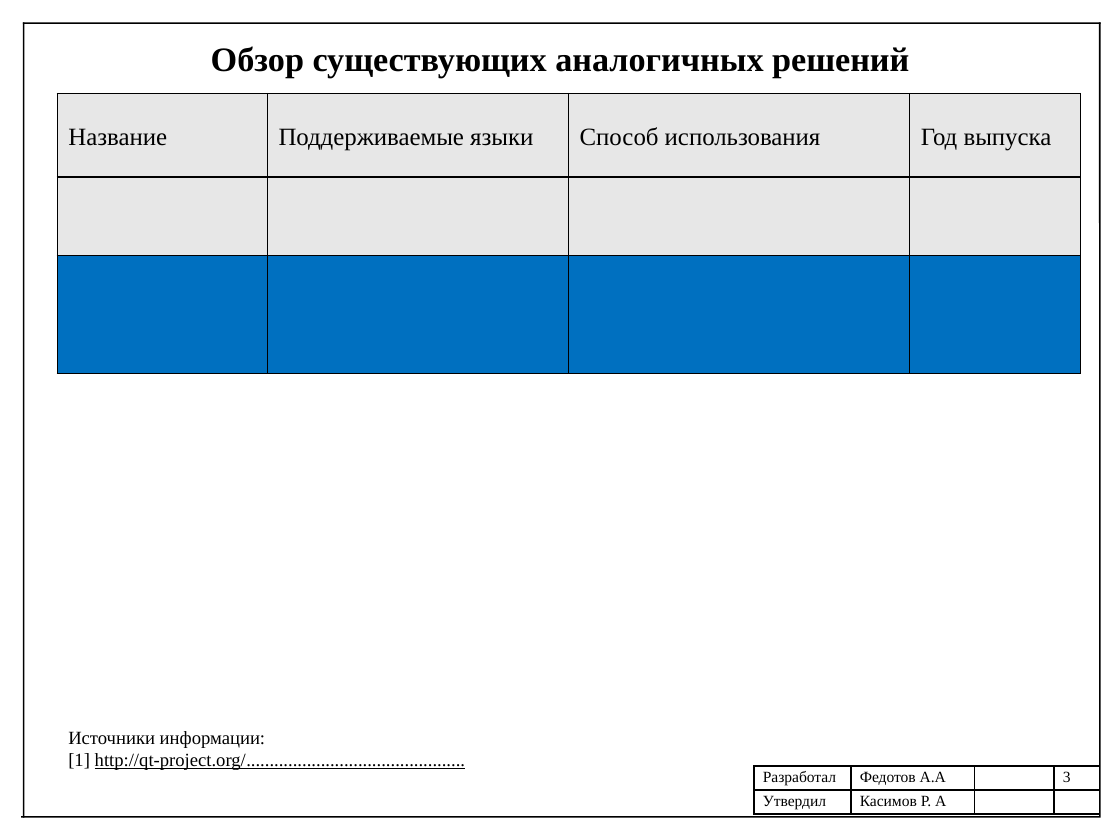
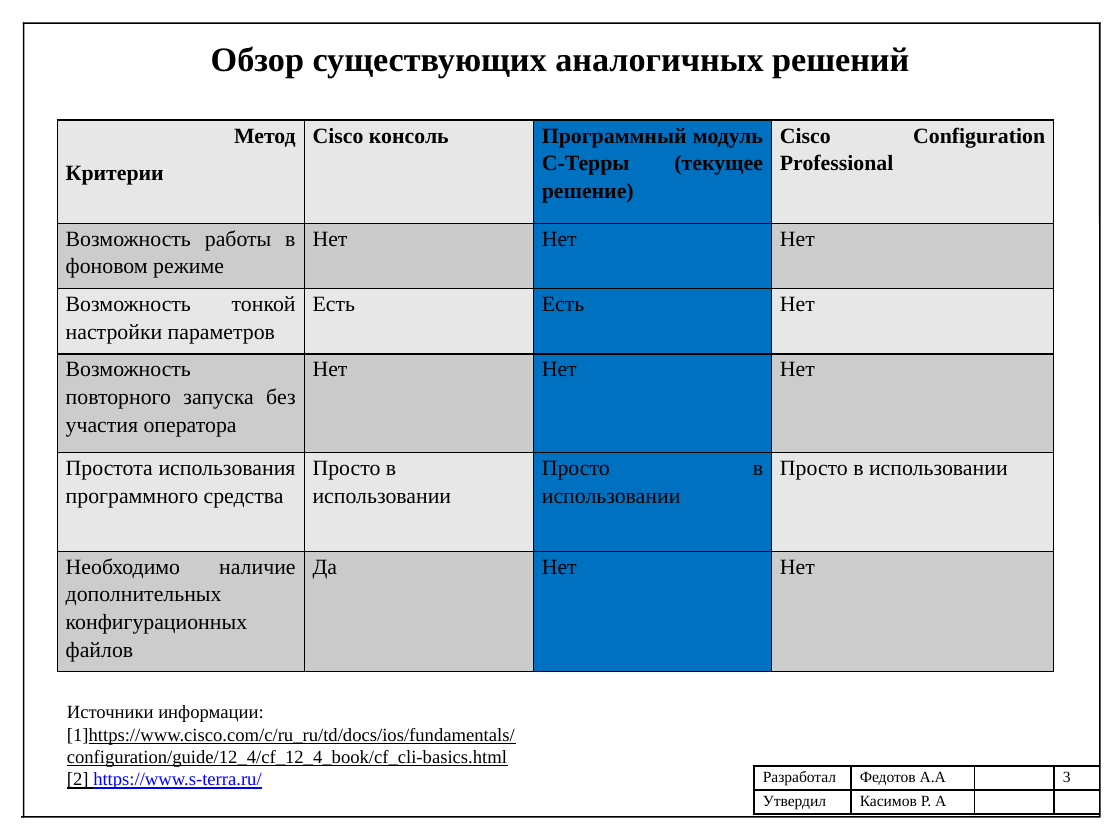
Before and after one commit to Shurpumpel/diplom, a slide deck: slide 3 of Prezentatsia.pptx. Drawn at 1120x840 pixels with LibreOffice and Linux fonts; fonts in the diff are those of the drawing. Boxes give left, top, right and bottom in pixels: in the first picture for what was removed or moved away, otherwise in the second. Text is boxed around its words. In the diff, an @@ line names an element or a change of style, - is before the commit and + after.

```diff
--- a/Prezentatsia.pptx
+++ b/Prezentatsia.pptx
@@ table removed at [57,94,1081,374], 3 rows, 4 columns @@
-Название | Поддерживаемые языки | Способ использования | Год выпуска
- |  |  | 
- |  |  | 
@@ table added at [57,120,1054,669], 6 rows, 4 columns @@
+Метод / Критерии | Сisco консоль | Программный модуль С-Терры (текущее решение) | Cisco Configuration Professional
+Возможность работы в фоновом режиме | Нет | Нет | Нет
+Возможность тонкой настройки параметров | Есть | Есть | Нет
+Возможность повторного запуска без участия оператора | Нет | Нет | Нет
+Простота использования программного средства | Просто в использовании | Просто в использовании | Просто в использовании
+Необходимо наличие дополнительных конфигурационных файлов | Да | Нет | Нет
@@ text "Источники информации:": place and size @@
-text "Источники информации:" at [68,731,465,770]
+text "Источники информации:" at [67,705,515,789]
@@ text at [67,728,515,789]: text changed @@
-[1] http://qt-project.org/...............................................
+[1]https://www.cisco.com/c/ru_ru/td/docs/ios/fundamentals/configuration/guide/12_4/cf_12_4_book/cf_cli-basics.html
+[2] https://www.s-terra.ru/
```
Also in this commit, not shown: 4 other slides changed, 5 other files.
